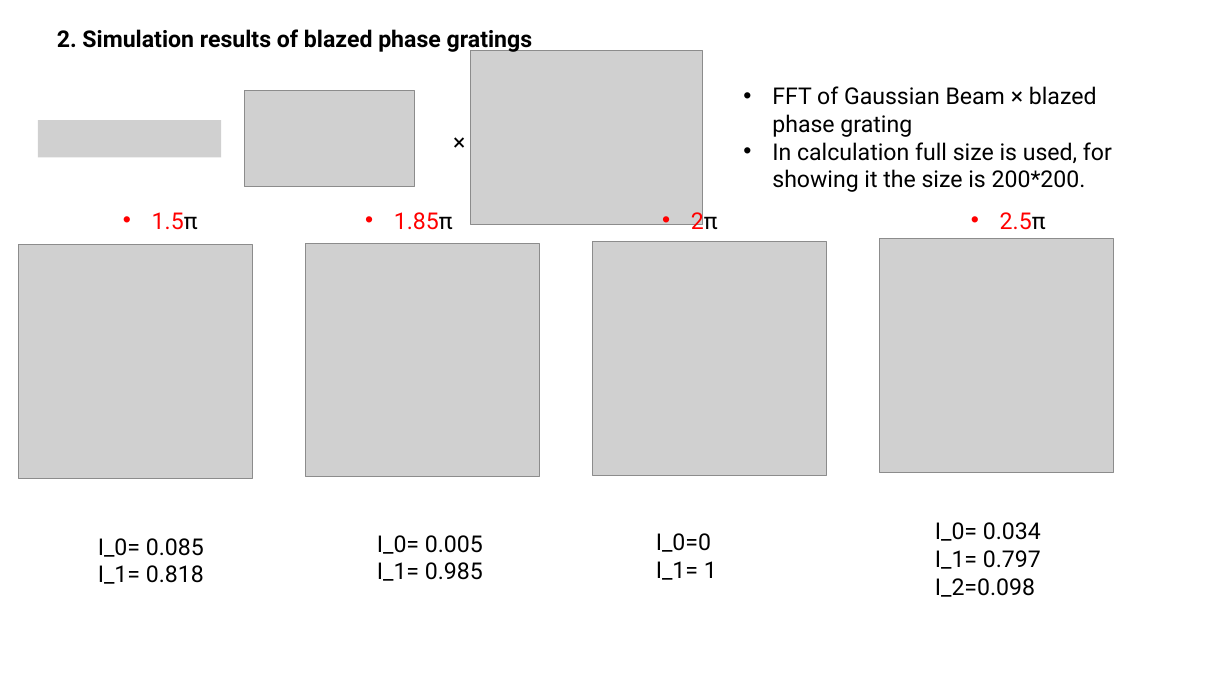
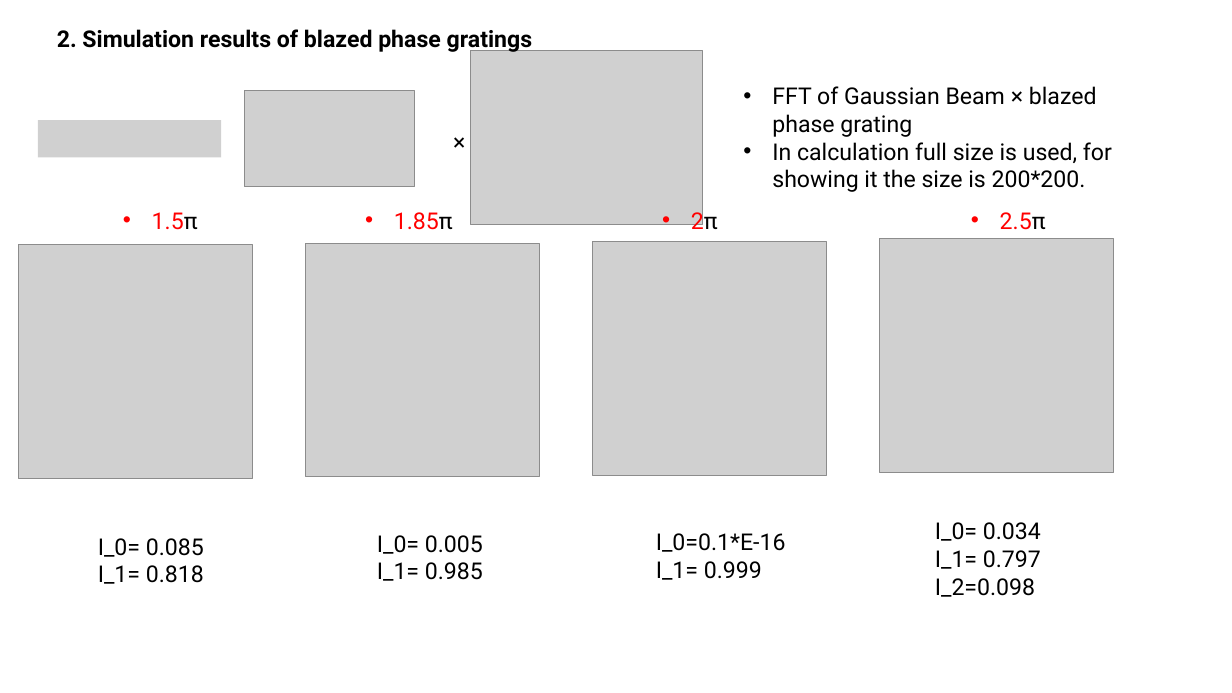
Before and after one commit to SSSSSGGGGGG/Computer-Generate-Hologram, a slide deck: slide 2 of Simulation of phase gratings_not 2pi.pptx. Drawn at 1232x693 pixels with LibreOffice and Linux fonts; fonts in the diff are those of the drawing; grey boxes stand for pictures. Boxes give left, top, right and bottom in pixels: in the first picture for what was removed or moved away, otherwise in the second. Text is boxed around its words. In the diff, an @@ line names an element or a change of style, - is before the commit and + after.

```diff
--- a/Simulation of phase gratings_not 2pi.pptx
+++ b/Simulation of phase gratings_not 2pi.pptx
@@ text at (656,533,786,580): text changed @@
-I_0=0
-I_1= 1
+I_0=0.1*E-16
+I_1= 0.999
```
Also in this commit, not shown: 3 other slides changed, 6 slides added, 24 other files.
